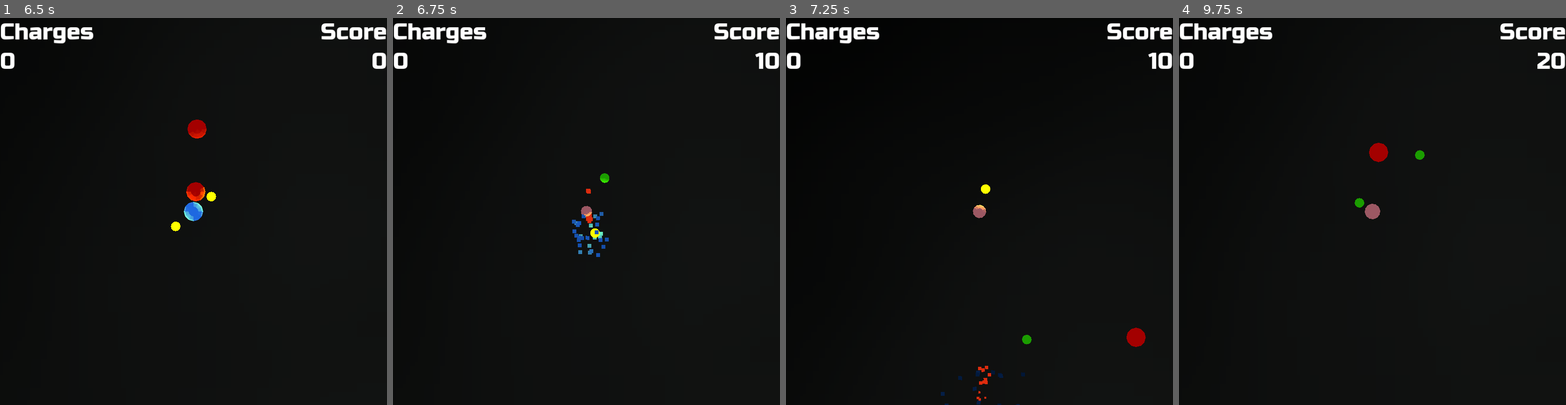
Above: before the commit, frames 1-4 (left to right).
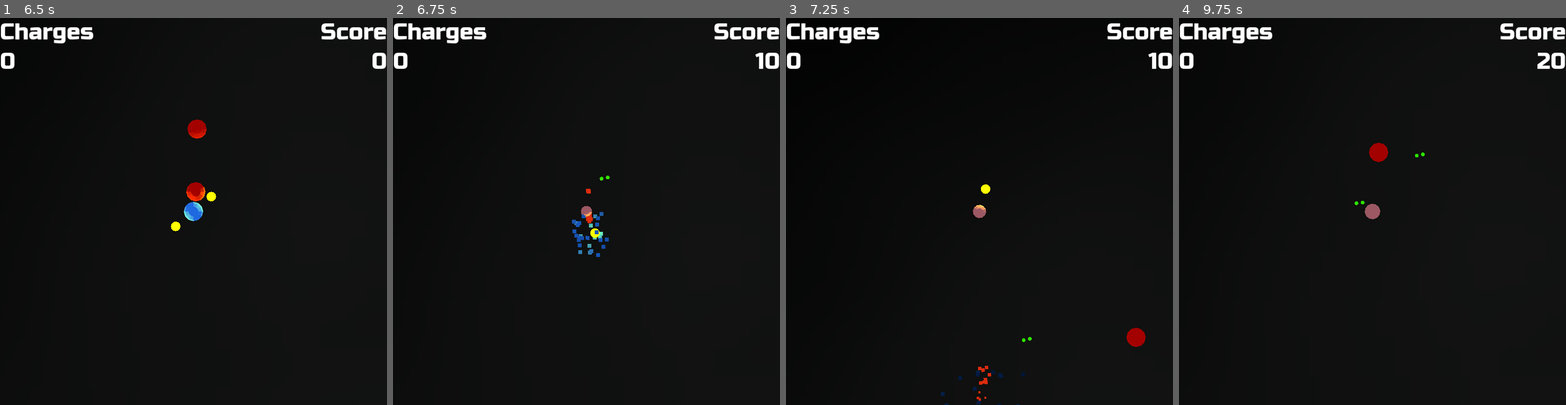
Above: after the commit, the same moments.

Repository: doctor-g/LD55
Game: Godot game, scene res://title_screen.tscn
Two runs of this game, one before a commit and one after it. Both use one fixed random seed, a clock stepped at 60 frames per second and the inputs below.
Inputs (mouse positions are in pixels of both pictures, inside the frame that each line leads up to):
- Up to frame 1 (6.5 s): tap Enter at 0.5 s; drag from (193, 211) to (232, 126) at 0.52 s; tap Space (summon) at 1.25, 2, 2.1, 2.75, 3.5, 3.6, 5.1 s; drag from (116, 230) to (174, 288) at 1.27 s; move the mouse to (232, 126) at 2.02 s; hold D (move_right) 2.03-2.75 s; drag from (174, 288) to (77, 153) at 2.77 s; move the mouse to (309, 269) at 3.52 s; hold A (move_left) 3.53-4.25 s; drag from (77, 153) to (135, 114) at 4.27 s; move the mouse to (212, 211) at 5.02 s; hold S (move_down) 5.03-5.75 s; click (212, 211) at 5.17 s; drag from (135, 114) to (116, 230) at 5.77 s
- Up to frame 2 (6.75 s): move the mouse to (671, 192) at 6.52 s; hold W (move_up) from 6.53 s (still down); tap Space (summon) at 6.6 s
- Up to frame 3 (7.25 s): keep holding W (move_up)
- Up to frame 4 (9.75 s): release W (move_up) at 7.25 s; drag from (1295, 230) to (1353, 288) at 7.27 s; move the mouse to (1411, 126) at 8.02 s; hold S (move_down) 8.03-8.75 s; tap Space (summon) at 8.1, 9.6 s; drag from (1353, 288) to (1256, 153) at 8.77 s; move the mouse to (1488, 269) at 9.52 s; hold W (move_up) from 9.53 s (still down); click (1488, 269) at 9.67 s

Frame 1 is identical in both runs. In frame 2, less than 0.1% of the frame differs, in the area x 53-56%, y 40-43%; in frame 3, less than 0.1%; in frame 4, 0.1%, in the area x 45-64%, y 34-49%.

Commit message:
Make charges look like satellites

Diff:
--- a/project/charge.gd
+++ b/project/charge.gd
@@ -5,8 +5,9 @@
 var target_position : Vector3
 
 
-func _physics_process(_delta: float) -> void:
+func _physics_process(delta: float) -> void:
 	global_position = lerp(global_position, target_position, LERP_SPEED)
+	$Nucleus.rotate_y(TAU * delta)
 
 
 func _on_body_entered(body: Node3D) -> void:
--- a/project/charge.tscn
+++ b/project/charge.tscn
@@ -2,21 +2,31 @@
 
 [ext_resource type="Script" path="res://charge.gd" id="1_55ky4"]
 
+[sub_resource type="SphereShape3D" id="SphereShape3D_ay0iy"]
+radius = 0.25
+
 [sub_resource type="StandardMaterial3D" id="StandardMaterial3D_606t2"]
 albedo_color = Color(0.137255, 0.682353, 0, 1)
-
-[sub_resource type="SphereShape3D" id="SphereShape3D_ay0iy"]
-radius = 0.25
+emission_enabled = true
+emission = Color(0.137255, 0.682353, 0, 1)
 
 [node name="Charge" type="Area3D"]
 collision_layer = 8
 script = ExtResource("1_55ky4")
 
-[node name="CSGSphere3D" type="CSGSphere3D" parent="."]
-radius = 0.25
-material = SubResource("StandardMaterial3D_606t2")
-
 [node name="CollisionShape3D" type="CollisionShape3D" parent="."]
 shape = SubResource("SphereShape3D_ay0iy")
 
+[node name="Nucleus" type="Node3D" parent="."]
+
+[node name="CSGSphere3D" type="CSGSphere3D" parent="Nucleus"]
+transform = Transform3D(1, 0, 0, 0, 1, 0, 0, 0, 1, 0.162189, 0, 0)
+radius = 0.1
+material = SubResource("StandardMaterial3D_606t2")
+
+[node name="CSGSphere3D2" type="CSGSphere3D" parent="Nucleus"]
+transform = Transform3D(1, 0, 0, 0, 1, 0, 0, 0, 1, -0.162, 0, 0)
+radius = 0.1
+material = SubResource("StandardMaterial3D_606t2")
+
 [connection signal="body_entered" from="." to="." method="_on_body_entered"]
